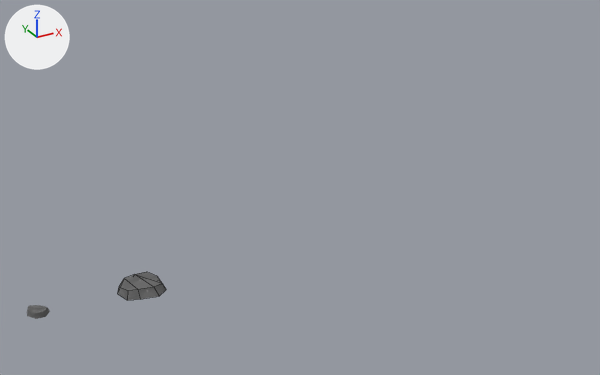
Two versions of the Blender file Blends/prop-rocks.blend, one commit apart.
Rendered twice from a 50 mm camera at (-1.06, -6.99, 4.05) aimed at (2.91, 0.23, 0.44). Arrows for +X, +Y and +Z are at upper left; the lights stay in place. The older version comes first. Mesh edges are drawn as thin lines on the coarser meshes.

Objects in the first picture: 'prop-rock-medium' and 1 more.
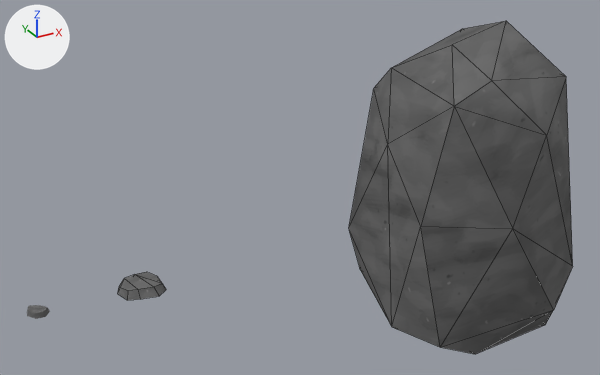
Boxes (x1, y1, x2, y2) around the edits, measured in the pictures (600 x 375 px):
'prop-rock-huge', added: after (349, 21, 573, 354)

The change, as a diff of the scene's bpy script:
```diff
--- a/Blends/prop-rocks.blend.py
+++ b/Blends/prop-rocks.blend.py
@@ me_prop_rock_huge @@
+me_prop_rock_huge.from_pydata(...)  # 31 vertices, 53 faces; spans x -1.11..1.27, y -1.26..1.18, z -1.91..2.08
+me_prop_rock_huge.polygons.foreach_set('use_smooth', [True] * 53)
+me_prop_rock_huge.materials.append(mat_rock)  # picture img_rock_png
@@ ob_prop_rock_huge @@
+ob_prop_rock_huge = bpy.data.objects.new('prop-rock-huge', me_prop_rock_huge)
+ob_prop_rock_huge.location = (5.0, 0.0, 0.0)
+_m = ob_prop_rock_huge.modifiers.new('EdgeSplit', 'EDGE_SPLIT')
+_m.use_edge_sharp = False
```
